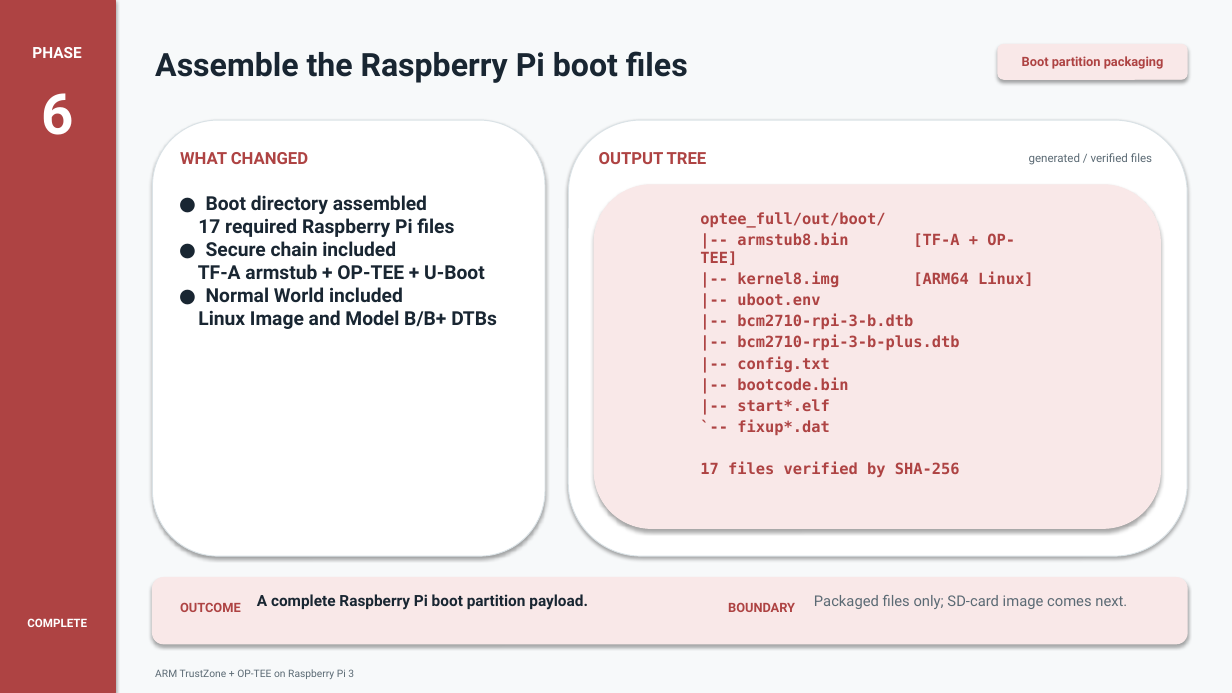
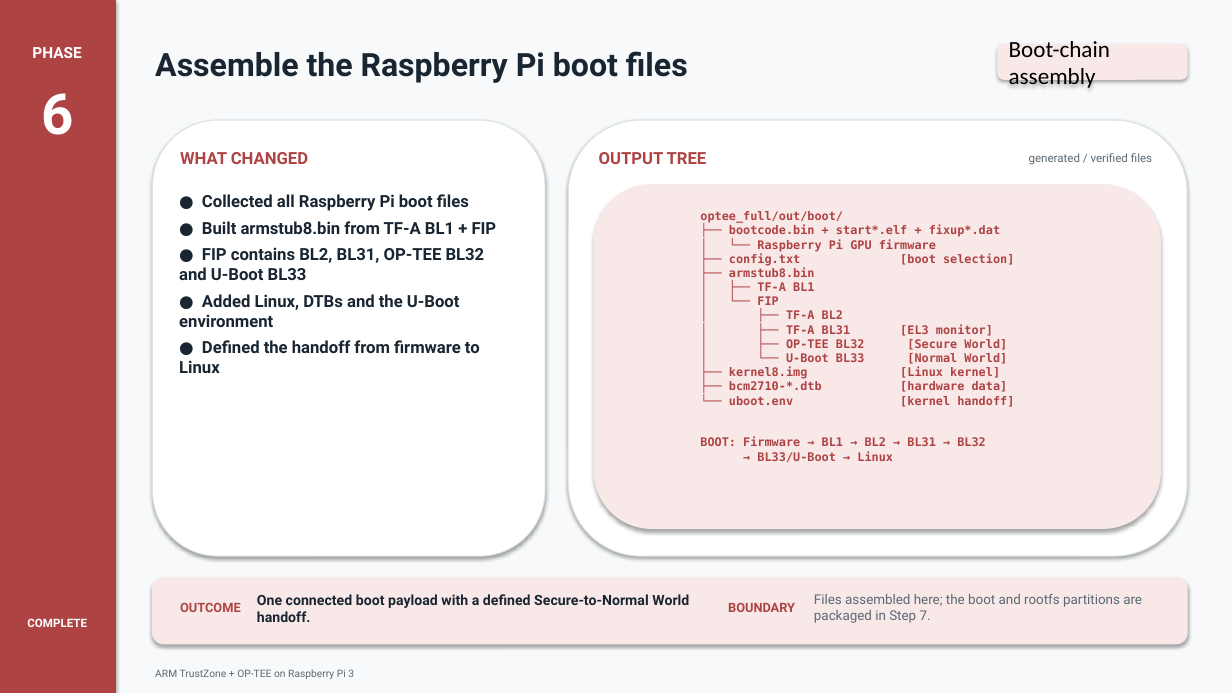
Before and after one commit to Aslam493/Minor_Project, a slide deck: slide 6 of Minor_Project_Steps_1_to_10_Updated.pptx. Drawn at 1232x693 pixels with LibreOffice and Linux fonts; fonts in the diff are those of the drawing. Boxes give left, top, right and bottom in pixels: in the first picture for what was removed or moved away, otherwise in the second. Text is boxed around its words. In the diff, an @@ line names an element or a change of style, - is before the commit and + after.

```diff
--- a/Minor_Project_Steps_1_to_10_Updated.pptx
+++ b/Minor_Project_Steps_1_to_10_Updated.pptx
@@ text in rounded rectangle at (1009, 41, 1110, 88): text changed; size 10 to 18 pt; font Roboto to Calibri; text colour #AE4343 to #000000; bold off @@
-Boot partition packaging
+Boot-chain assembly
@@ text at (179, 194, 497, 353): text changed; size 15 to 13 pt @@
-● Boot directory assembled
-17 required Raspberry Pi files
-● Secure chain included
-TF-A armstub + OP-TEE + U-Boot
-● Normal World included
-Linux Image and Model B/B+ DTBs
+● Collected all Raspberry Pi boot files
+● Built armstub8.bin from TF-A BL1 + FIP
+● FIP contains BL2, BL31, OP-TEE BL32 and U-Boot BL33
+● Added Linux, DTBs and the U-Boot environment
+● Defined the handoff from firmware to Linux
@@ text at (700, 225, 1014, 462): text changed; size 12 to 9.2 pt @@
-|-- armstub8.bin [TF-A + OP-TEE]
-|-- kernel8.img [ARM64 Linux]
-|-- uboot.env
-|-- bcm2710-rpi-3-b.dtb
-|-- bcm2710-rpi-3-b-plus.dtb
-|-- config.txt
-|-- bootcode.bin
-|-- start*.elf
-`-- fixup*.dat
-17 files verified by SHA-256
+├── bootcode.bin + start*.elf + fixup*.dat
+│ └── Raspberry Pi GPU firmware
+├── config.txt [boot selection]
+├── armstub8.bin
+│ ├── TF-A BL1
+│ └── FIP
+│ ├── TF-A BL2
+│ ├── TF-A BL31 [EL3 monitor]
+│ ├── OP-TEE BL32 [Secure World]
+│ └── U-Boot BL33 [Normal World]
+├── kernel8.img [Linux kernel]
+├── bcm2710-*.dtb [hardware data]
+└── uboot.env [kernel handoff]
+BOOT: Firmware → BL1 → BL2 → BL31 → BL32
+→ BL33/U-Boot → Linux
@@ text at (700, 211, 843, 224): size 12 to 9.2 pt in "optee_full/out/boot/"; less space between paragraphs @@
@@ text at (257, 594, 689, 622): text changed; size 12 to 11 pt @@
-A complete Raspberry Pi boot partition payload.
+One connected boot payload with a defined Secure-to-Normal World handoff.
@@ text at (814, 594, 1142, 623): text changed; size 11.5 to 10.5 pt @@
-Packaged files only; SD-card image comes next.
+Files assembled here; the boot and rootfs partitions are packaged in Step 7.
```
Also in this commit, not shown: 4 other slides changed, 3 other files.
